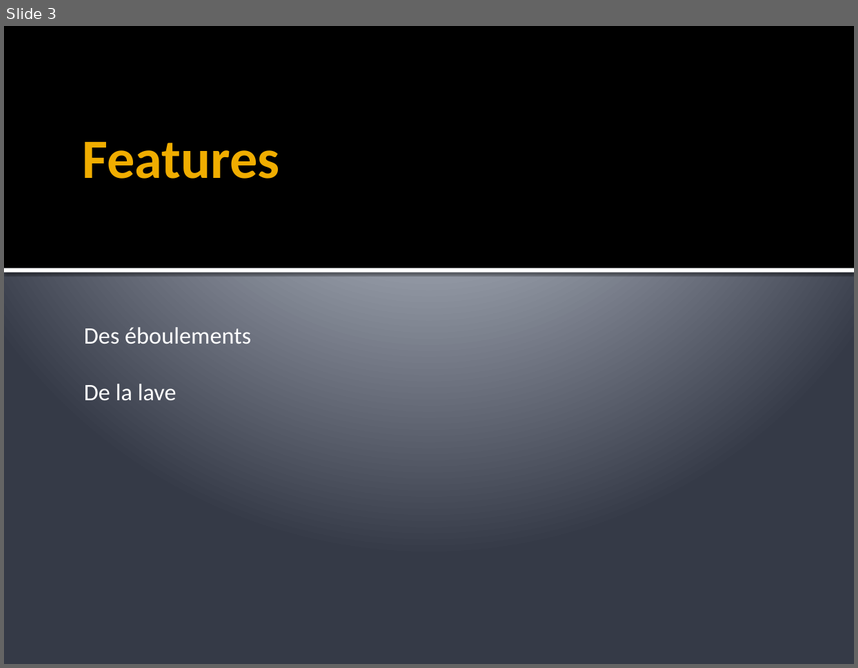
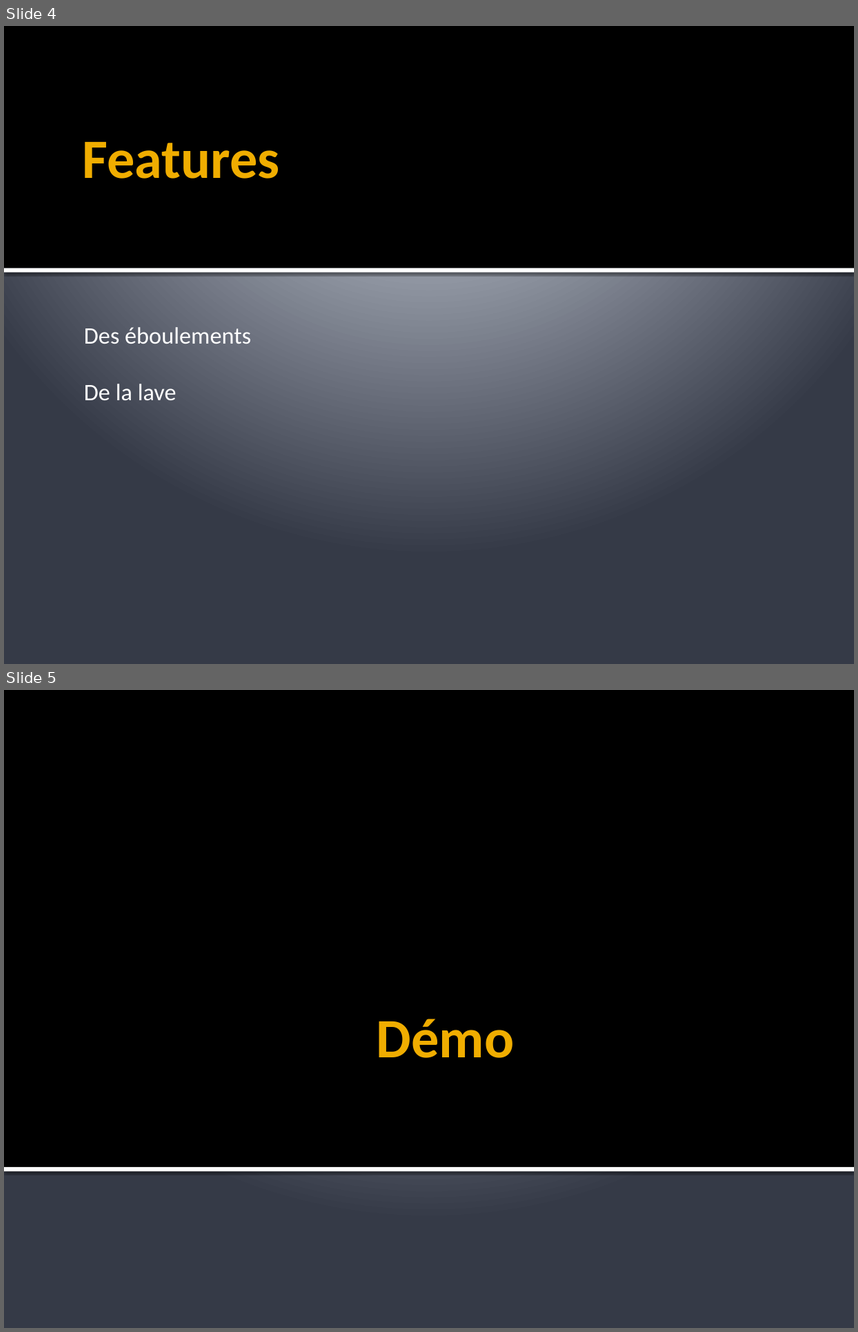
Before and after one commit to Nyarlygames/Gow_Map, a slide deck: presentation.pptx. Shown one above the other, each under a label of ours: slide 3 before the commit, slides 4 and 5 after it. The pictures are 858x668 and 858x1332 pixels, drawn with LibreOffice and Linux fonts; fonts in the diff are those of the drawing. Boxes give left, top, right and bottom in pixels: in the first picture for what was removed or moved away, otherwise in the second. Text is boxed around its words. In the diff, an @@ line names an element or a change of style, - is before the commit and + after.

```diff
--- a/presentation.pptx
+++ b/presentation.pptx
@@ slide 5 added at <box>4,690,854,1328</box>, background gradient #C1C5D3 to #BFC4D2 to #353B47 @@
@@ rectangle added at <box>4,690,854,1167</box>, fill #000000 @@
@@ title added at <box>377,1018,515,1058</box>, 47 pt, text #F0AD00, bold @@
+Démo
@@ rectangle added at <box>4,1167,854,1171</box>, fill #FFFFFF @@
@@ what was slide 3 is now slide 4 @@
```
Also in this commit, not shown: 1 slide changed, 1 other slide added, 3 other files.
